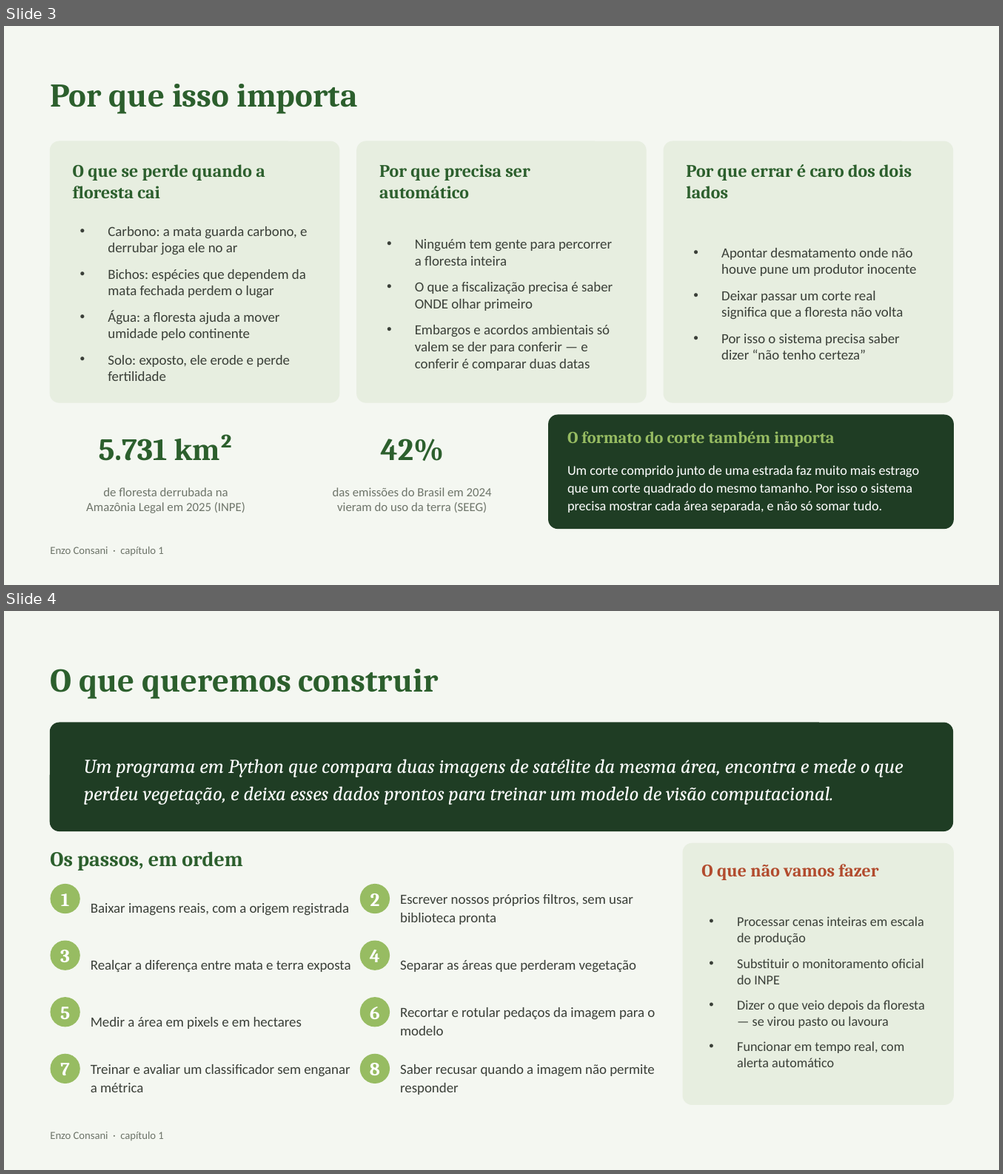
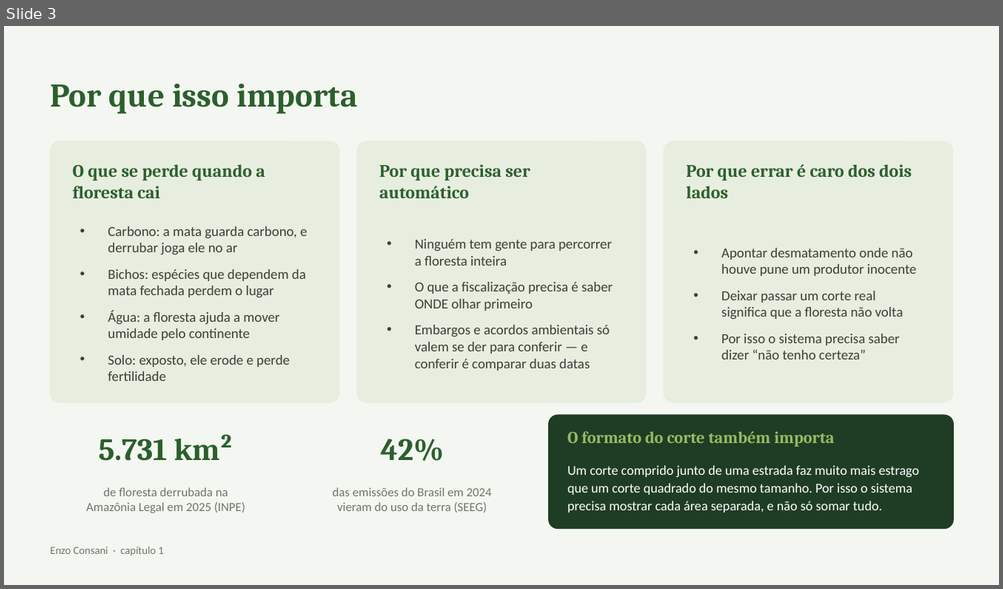
Before and after one commit to DevAndreMassarente/aps-desmatamento-satelite, a slide deck: entrega/apresentacao-qualificacao.pptx. Shown one above the other, each under a label of ours: slides 3 and 4 before the commit, slide 3 after it. The pictures are 1003x1174 and 1003x589 pixels, drawn with LibreOffice and Linux fonts; fonts in the diff are those of the drawing. Boxes give left, top, right and bottom in pixels: in the first picture for what was removed or moved away, otherwise in the second. Text is boxed around its words. In the diff, an @@ line names an element or a change of style, - is before the commit and + after.

```diff
--- a/entrega/apresentacao-qualificacao.pptx
+++ b/entrega/apresentacao-qualificacao.pptx
@@ slide 4 removed at [4, 611, 999, 1170], background #F4F7F1 @@
@@ text removed at [50, 669, 438, 699] @@
-O que queremos construir
@@ rounded rectangle removed at [51, 723, 952, 831] @@
@@ text removed at [84, 759, 903, 805] @@
-Um programa em Python que compara duas imagens de satélite da mesma área, encontra e mede o que perdeu vegetação, e deixa esses dados prontos para treinar um modelo de visão computacional.
@@ text removed at [50, 851, 243, 871] @@
-Os passos, em ordem
@@ rounded rectangle removed at [683, 844, 953, 1105] @@
@@ text removed at [701, 864, 878, 880] @@
-O que não vamos fazer
@@ ellipse removed at [51, 884, 80, 914] @@
@@ text removed at [61, 894, 70, 906] @@
-1
@@ ellipse removed at [360, 884, 390, 914] @@
@@ text removed at [370, 894, 380, 906] @@
-2
@@ text removed at [400, 894, 633, 925] @@
-Escrever nossos próprios filtros, sem usar biblioteca pronta
@@ text removed at [91, 903, 349, 916] @@
-Baixar imagens reais, com a origem registrada
@@ text removed at [737, 917, 925, 1068] @@
-• Processar cenas inteiras em escala de produção
-• Substituir o monitoramento oficial do INPE
-• Dizer o que veio depois da floresta — se virou pasto ou lavoura
-• Funcionar em tempo real, com alerta automático
@@ ellipse removed at [51, 941, 80, 971] @@
@@ ellipse removed at [360, 941, 390, 971] @@
@@ text removed at [60, 950, 70, 963] @@
-3
@@ text removed at [91, 960, 350, 972] @@
-Realçar a diferença entre mata e terra exposta
@@ text removed at [370, 950, 380, 963] @@
-4
@@ text removed at [400, 960, 636, 973] @@
-Separar as áreas que perderam vegetação
@@ ellipse removed at [51, 997, 80, 1028] @@
@@ text removed at [60, 1007, 70, 1019] @@
-5
@@ ellipse removed at [360, 997, 390, 1028] @@
@@ text removed at [370, 1007, 380, 1019] @@
-6
@@ text removed at [400, 1008, 654, 1036] @@
-Recortar e rotular pedaços da imagem para o modelo
@@ text removed at [91, 1017, 301, 1029] @@
-Medir a área em pixels e em hectares
@@ ellipse removed at [51, 1054, 80, 1084] @@
@@ ellipse removed at [360, 1054, 390, 1084] @@
@@ text removed at [60, 1063, 69, 1076] @@
-7
@@ text removed at [91, 1065, 350, 1093] @@
-Treinar e avaliar um classificador sem enganar a métrica
@@ text removed at [370, 1063, 380, 1076] @@
-8
@@ text removed at [400, 1065, 654, 1095] @@
-Saber recusar quando a imagem não permite responder
@@ text removed at [50, 1132, 163, 1141] @@
-Enzo Consani · capítulo 1
```
Also in this commit, not shown: 2 slides added, 2 other slides removed, 10 other files.
